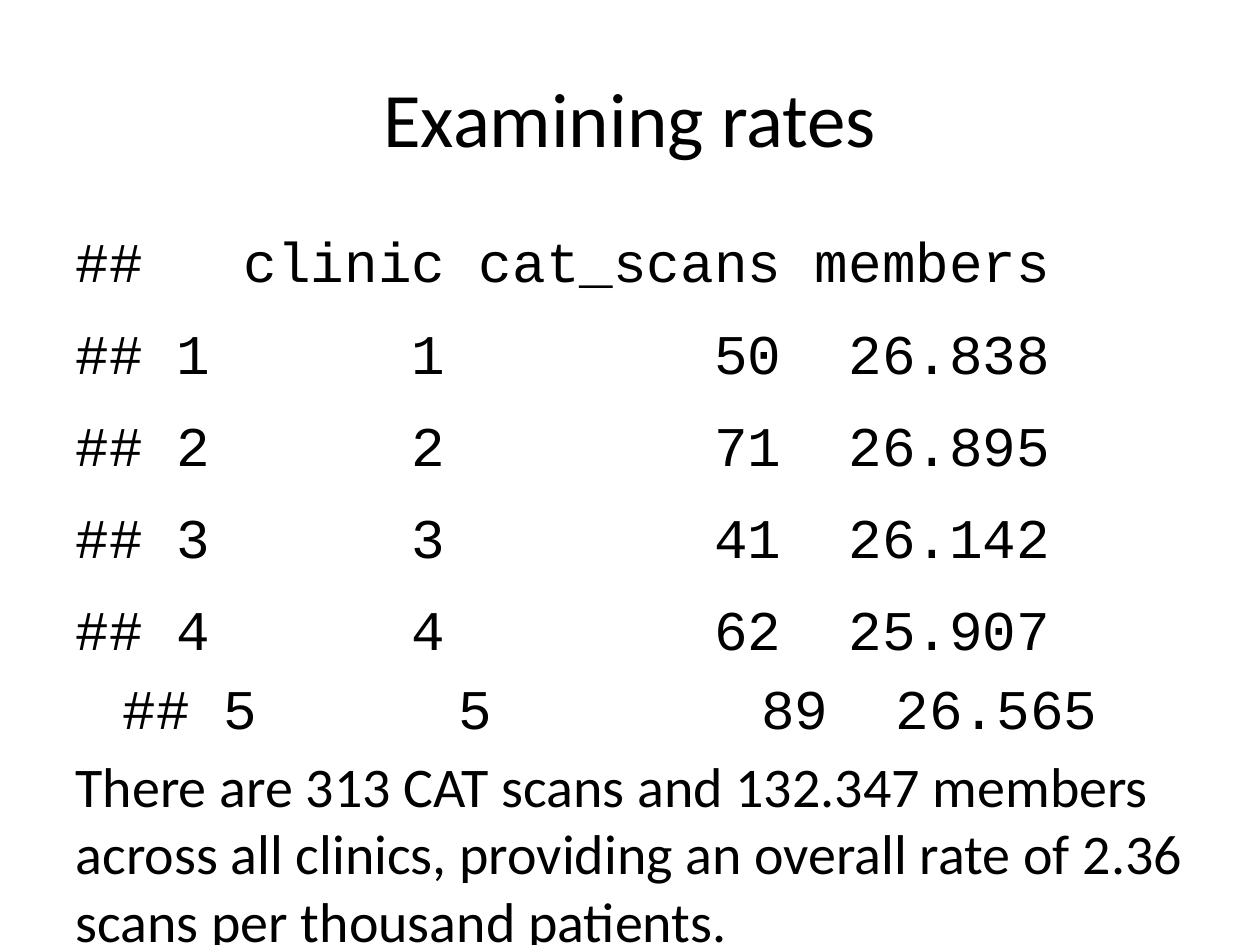
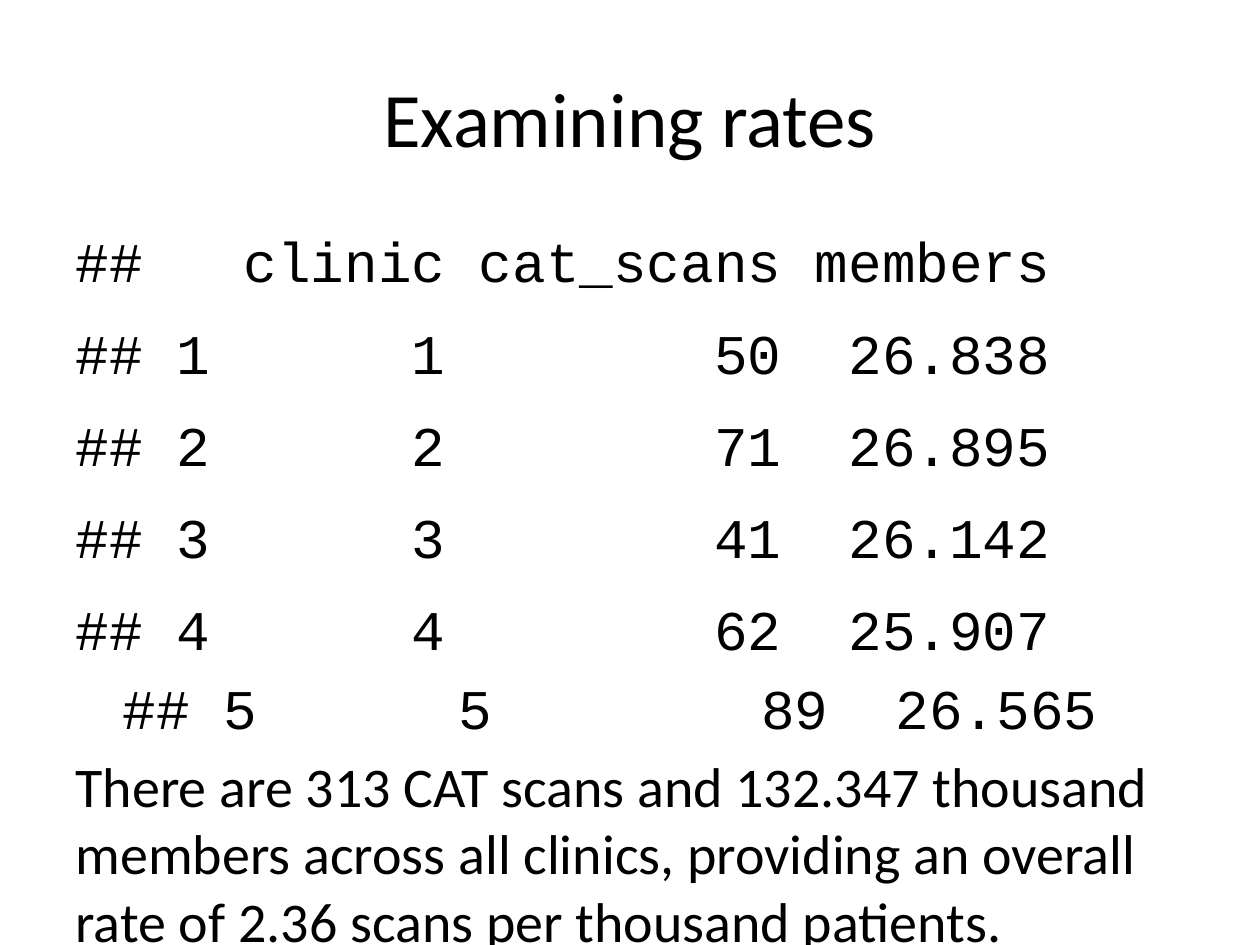
Before and after one commit to pmean/papers-and-presentations, a slide deck: slide 32 of anom/anom-talk.pptx (slide 29 before the commit). Drawn at 1260x945 pixels with LibreOffice and Linux fonts; fonts in the diff are those of the drawing. Boxes give left, top, right and bottom in pixels: in the first picture for what was removed or moved away, otherwise in the second. Text is boxed around its words. In the diff, an @@ line names an element or a change of style, - is before the commit and + after.

```diff
--- a/anom/anom-talk.pptx
+++ b/anom/anom-talk.pptx
@@ text at [76, 768, 1148, 945]: text changed @@
-There are 313 CAT scans and 132.347 members across all clinics, providing an overall rate of 2.36 scans per thousand patients.
+There are 313 CAT scans and 132.347 thousand members across all clinics, providing an overall rate of 2.36 scans per thousand patients.
```
Also in this commit, not shown: 2 other slides changed, 6 slides added, 2 slides removed, 15 other files.
